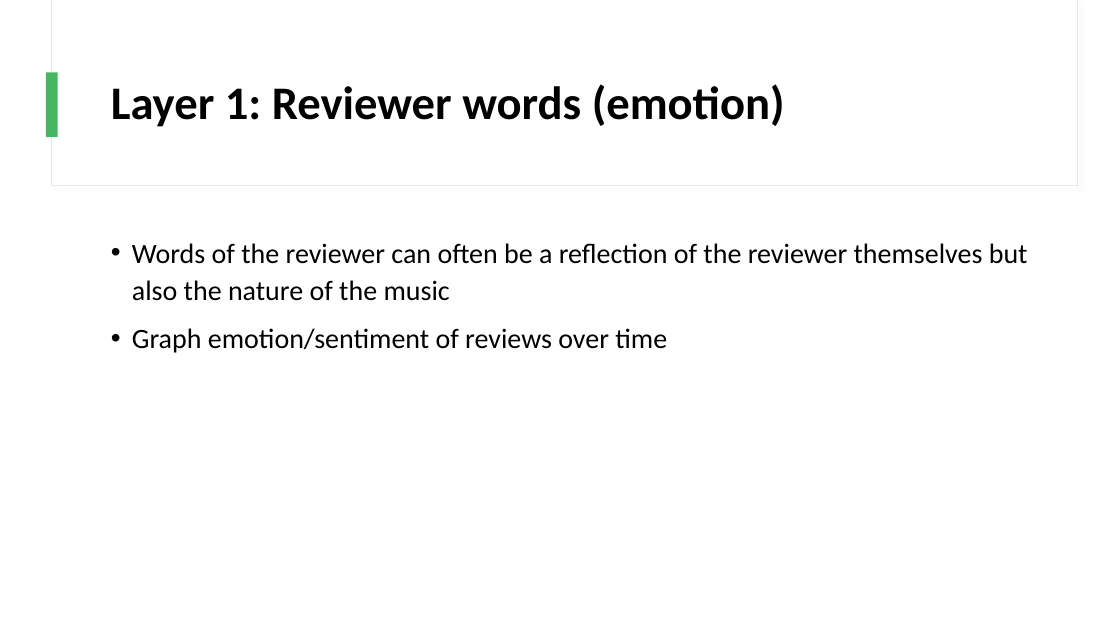
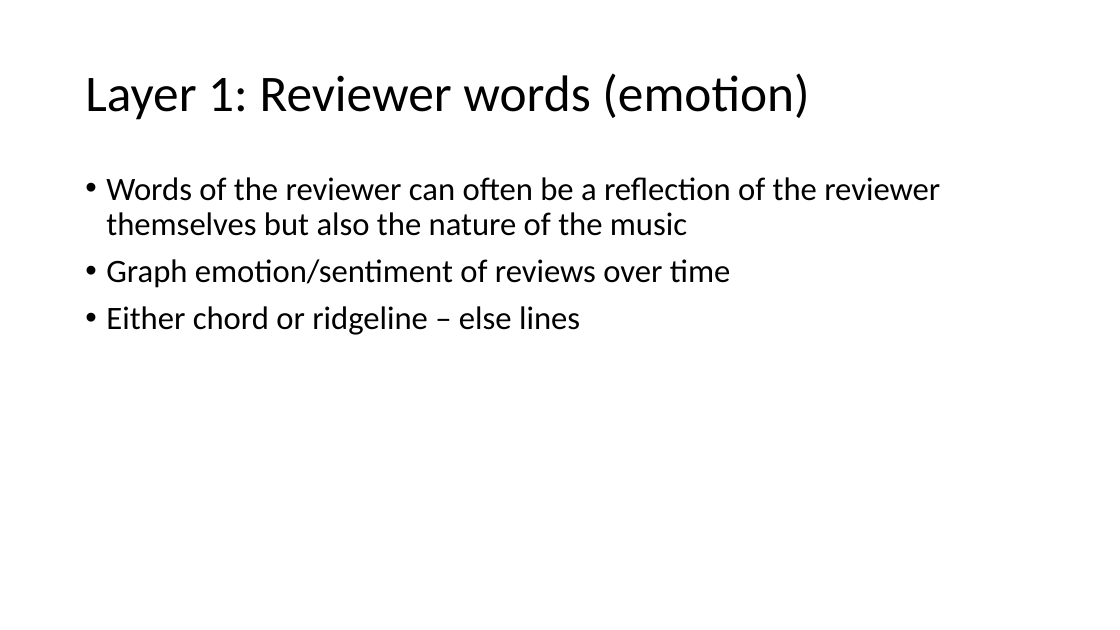
Before and after one commit to chan-chris/Metis_proj5, a slide deck: slide 14 of presentations/jazz_recs.pptx (slide 9 before the commit). Drawn at 1120x630 pixels with LibreOffice and Linux fonts; fonts in the diff are those of the drawing. Boxes give left, top, right and bottom in pixels: in the first picture for what was removed or moved away, otherwise in the second. Text is boxed around its words. In the diff, an @@ line names an element or a change of style, - is before the commit and + after.

Commit message:
started network graph

```diff
--- a/presentations/jazz_recs.pptx
+++ b/presentations/jazz_recs.pptx
@@ rectangle removed at (x1=51, y1=0, x2=1077, y2=186) @@
@@ rectangle removed at (x1=52, y1=0, x2=1077, y2=185) @@
@@ title "Layer 1: Reviewer words (emotion)" moved from (x1=111, y1=84, x2=785, y2=127) to (x1=85, y1=73, x2=809, y2=120) @@
@@ title "Layer 1: Reviewer words (emotion)" at (x1=85, y1=73, x2=809, y2=120): size 40 to 44 pt, bold off @@
@@ rectangle removed at (x1=46, y1=72, x2=58, y2=137) @@
@@ text "Words of the reviewer can ..." moved from (x1=132, y1=243, x2=1028, y2=353) to (x1=106, y1=177, x2=940, y2=335) @@
@@ text at (x1=106, y1=177, x2=940, y2=288): size 24 to 28 pt in "Words of the reviewer can often be ...", "Graph emotion/sentiment of reviews over time"; line spacing 1.1 to 0.9 @@
@@ text at (x1=106, y1=306, x2=580, y2=335): paragraph added @@
+• Either chord or ridgeline – else lines
```
Also in this commit, not shown: 4 other slides changed, 13 slides added, 8 slides removed, 4 other files.
